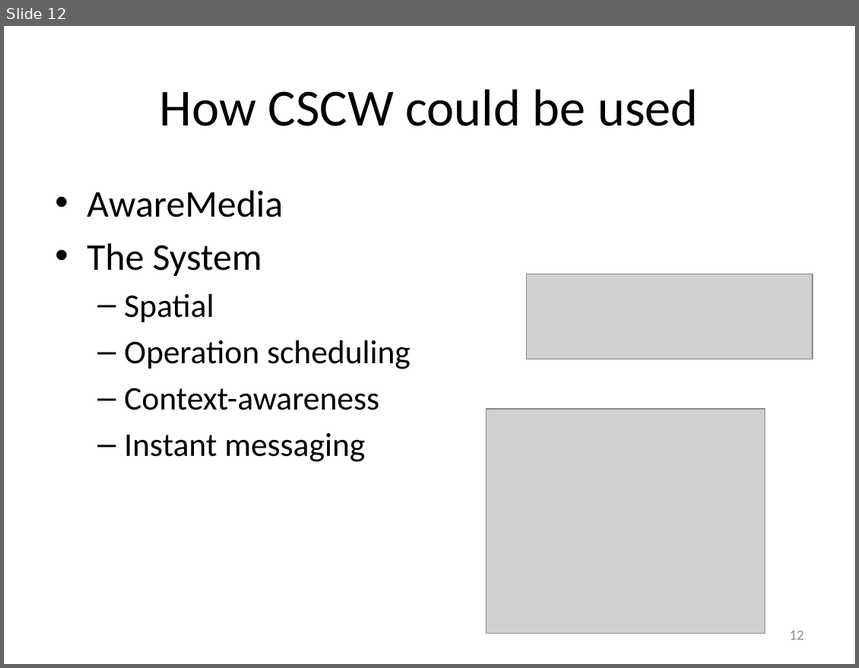
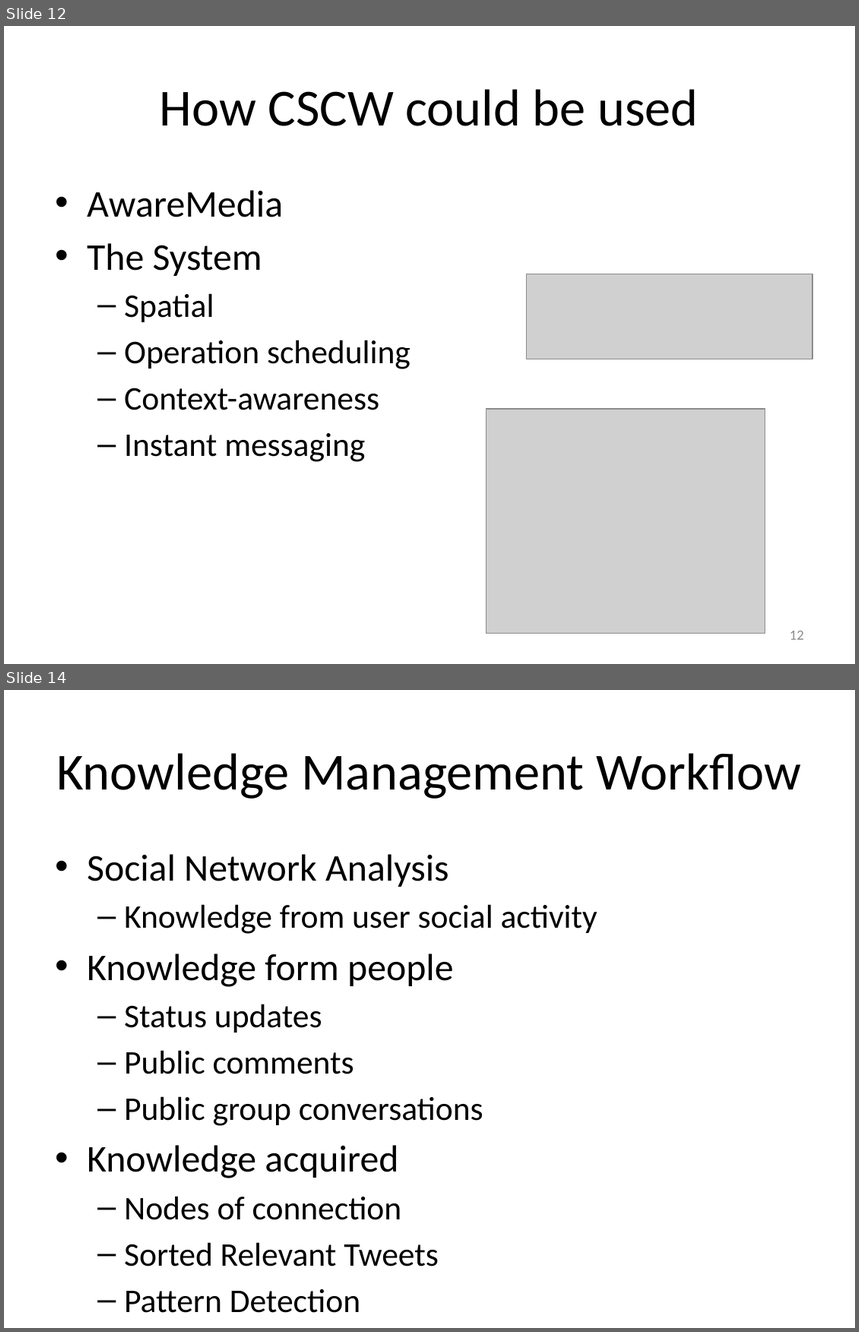
Before and after one commit to isurup/kalle-martin-group, a slide deck: SSE3/MartinPresentation/SSE3_4.pptx. Shown one above the other, each under a label of ours: slide 12 before the commit, slides 12 and 14 after it; the slides between them are not shown. The pictures are 859x668 and 859x1332 pixels, drawn with LibreOffice and Linux fonts; fonts in the diff are those of the drawing; grey boxes stand for pictures. Boxes give left, top, right and bottom in pixels: in the first picture for what was removed or moved away, otherwise in the second. Text is boxed around its words. In the diff, an @@ line names an element or a change of style, - is before the commit and + after.

```diff
--- a/SSE3/MartinPresentation/SSE3_4.pptx
+++ b/SSE3/MartinPresentation/SSE3_4.pptx
@@ slide 14 added at bbox=[4, 690, 855, 1328], background #FFFFFF @@
@@ title added at bbox=[56, 753, 801, 799], 44 pt, text #000000 @@
+Knowledge Management Workflow
@@ text added at bbox=[87, 854, 598, 1313], 28 pt, text #000000 @@
+• Social Network Analysis
+  – Knowledge from user social activity
+• Knowledge form people
+  – Status updates
+  – Public comments
+  – Public group conversations
+• Knowledge acquired
+  – Nodes of connection
+  – Sorted Relevant Tweets
+  – Pattern Detection
```
Also in this commit, not shown: 3 other slides added, 1 slide removed, 2 other files.
